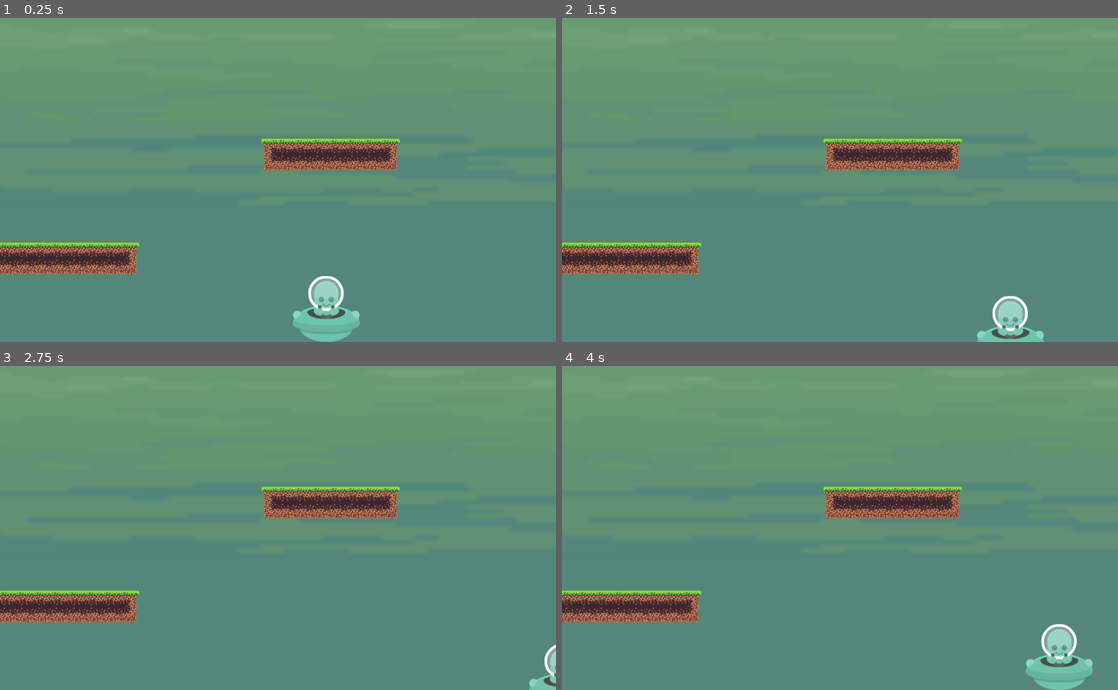
Above: before the commit, frames 1-4 (two rows, left to right).
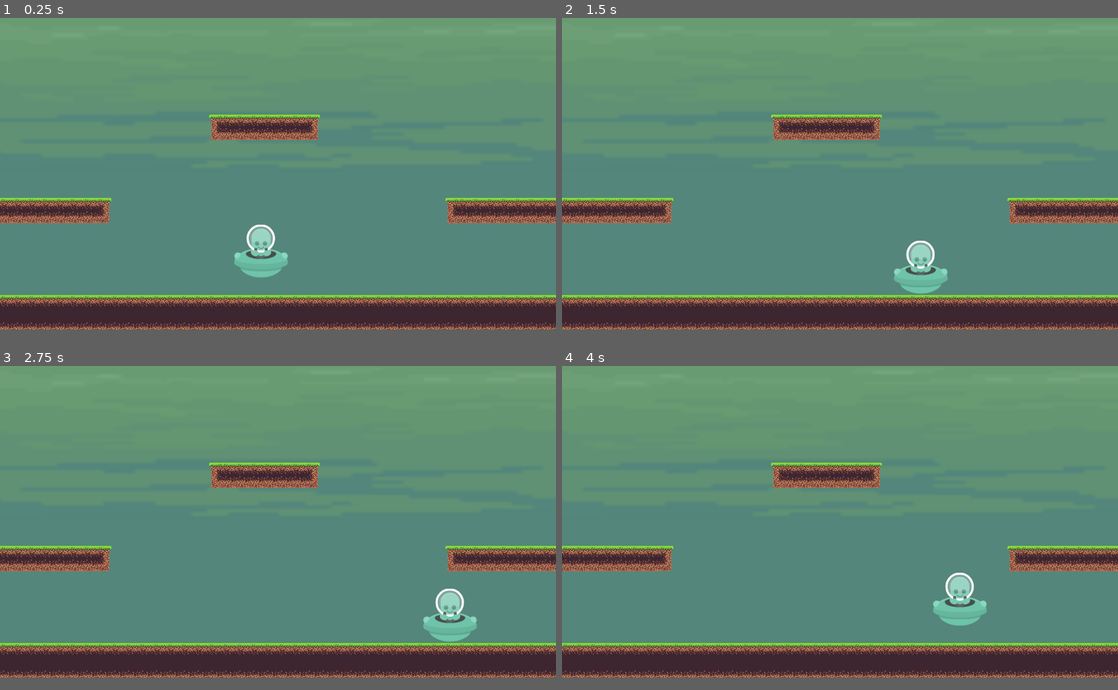
Above: after the commit, the same moments.

Repository: PrototipsUnpaz/HitAndFly
Game: Godot game, scene res://scenes/levels/TestScenario.tscn
The game is run twice, just before and just after one commit, with the same random seed, the same clock (stepped at 60 frames per second) and the same inputs. Before the commit the project has no main scene; this scene is started directly in both runs.
Inputs:
- Up to frame 1 (0.25 s): no input
- Up to frame 2 (1.5 s): tap Enter at 0.5 s; hold Right (ui_right) 0.53-1.28 s; hold Down (ui_down) from 1.28 s (still down)
- Up to frame 3 (2.75 s): tap Space at 2 s; release Down (ui_down) at 2.03 s; hold Right (ui_right) from 2.03 s (still down)
- Up to frame 4 (4 s): release Right (ui_right) at 2.78 s; hold Up (ui_up) 2.78-3.53 s; tap Enter at 3.5 s; hold Left (ui_left) from 3.53 s (still down)
The window is 800x468 before the commit and 800x450 after it. Grey fills any space a smaller window leaves; there, only what the larger window draws over its background counts as a difference.

The runs differ from the first frame. In frame 1, 22% of the frame differs, in the area x 0-100%, y 29-100%; in frame 2, 22%; in frame 3, 21%; in frame 4, 22%.

Commit message:
Cambio_del_nombre_del_proyecto/resolucion_base

Diff:
--- a/project.godot
+++ b/project.godot
@@ -14,9 +14,15 @@
 
 [application]
 
-config/name="clase_2_senales"
-run/main_scene="res://scenes/WorldTest.tscn"
+config/name="Hit And Fly"
+run/main_scene="res://scenes/levels/TestScenario.tscn"
 config/icon="res://assets/enemigo/icon.png"
+
+[display]
+
+window/size/width=1280
+window/size/height=720
+window/stretch/aspect="expand"
 
 [rendering]
 
